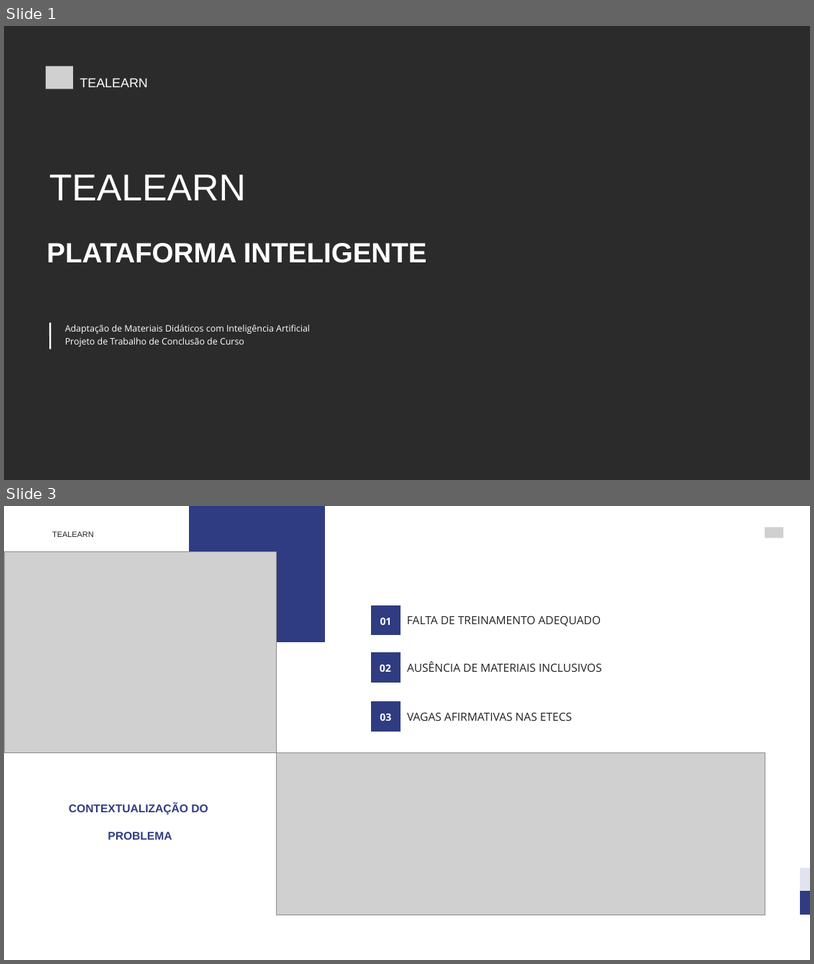
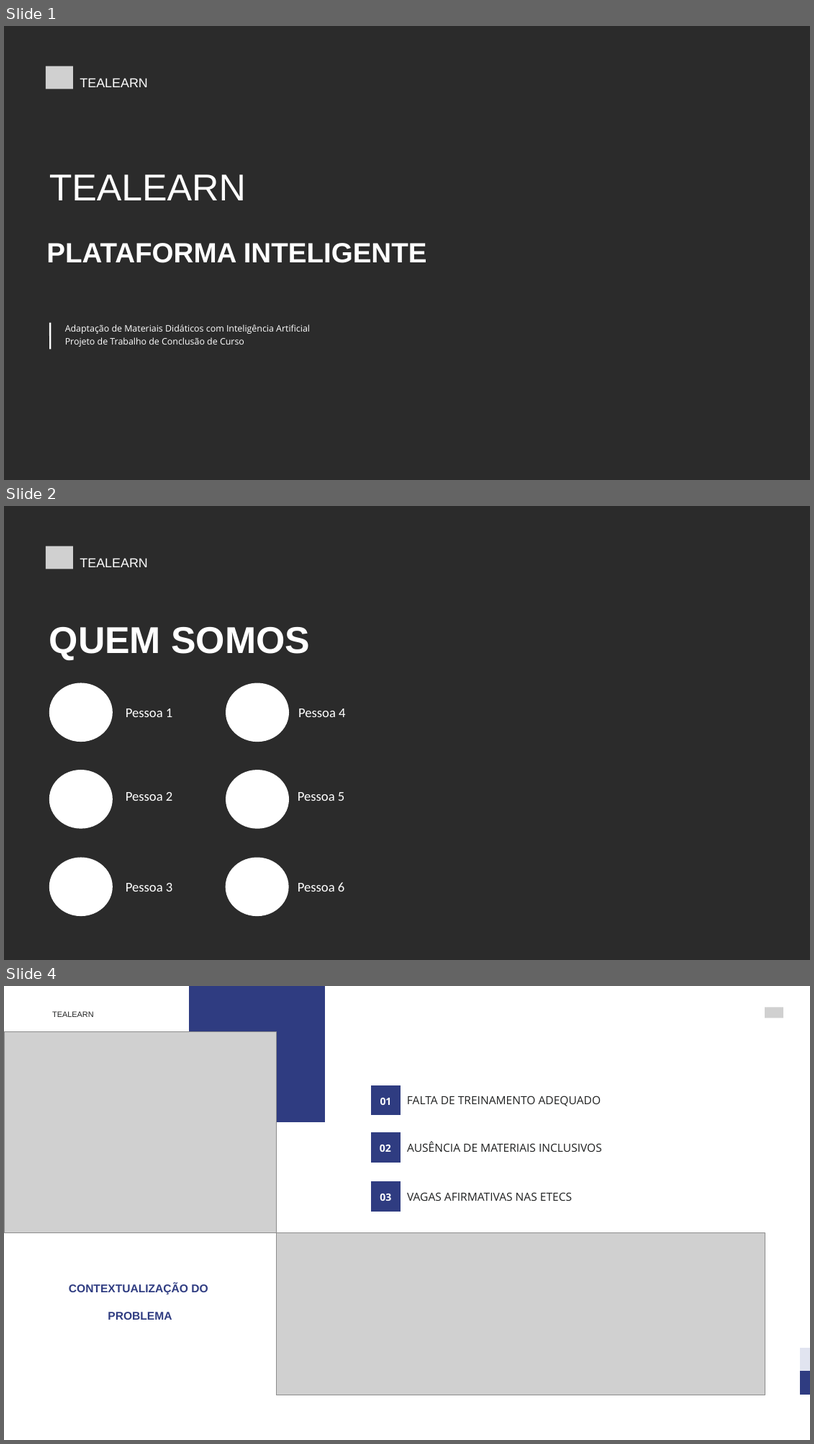
Before and after one commit to bessa2121/TCC, a slide deck: TeaLearn Educação Inclusiva com IA.pptx. Shown one above the other, each under a label of ours: slides 1 and 3 before the commit, slides 1, 2 and 4 after it; the slides between them are not shown. The pictures are 814x964 and 814x1444 pixels, drawn with LibreOffice and Linux fonts; fonts in the diff are those of the drawing; grey boxes stand for pictures; background and template pictures are left out; a plain dark background stands for a picture behind light text. Boxes give left, top, right and bottom in pixels: in the first picture for what was removed or moved away, otherwise in the second. Text is boxed around its words. In the diff, an @@ line names an element or a change of style, - is before the commit and + after.

```diff
--- a/TeaLearn Educação Inclusiva com IA.pptx
+++ b/TeaLearn Educação Inclusiva com IA.pptx
@@ slide 2 added at [4,506,810,960], background picture (left out) @@
@@ picture added at [46,546,73,569] @@
@@ text added at [80,558,147,567], 23 pt, text #FFFFFF @@
+TEALEARN
@@ text added at [49,627,310,660], 66.6 pt, text #FFFFFF, bold @@
+QUEM SOMOS
@@ ellipse added at [49,682,113,741], fill #FFFFFF @@
@@ ellipse added at [226,682,289,741], fill #FFFFFF @@
@@ text added at [126,708,172,717], 24 pt, text #FFFFFF @@
+Pessoa 1
@@ text added at [298,708,345,717], 24 pt, text #FFFFFF @@
+Pessoa 4
@@ ellipse added at [49,770,113,829], fill #FFFFFF @@
@@ ellipse added at [226,770,289,829], fill #FFFFFF @@
@@ text added at [126,792,172,800], 24 pt, text #FFFFFF @@
+Pessoa 2
@@ text added at [298,792,345,800], 24 pt, text #FFFFFF @@
+Pessoa 5
@@ ellipse added at [49,857,113,916], fill #FFFFFF @@
@@ ellipse added at [225,857,288,916], fill #FFFFFF @@
@@ text added at [126,883,172,891], 24 pt, text #FFFFFF @@
+Pessoa 3
@@ text added at [298,882,345,891], 24 pt, text #FFFFFF @@
+Pessoa 6
@@ what was slide 3 is now slide 4 @@
```
Also in this commit, not shown: 1 slide changed, 2 other slides added.
